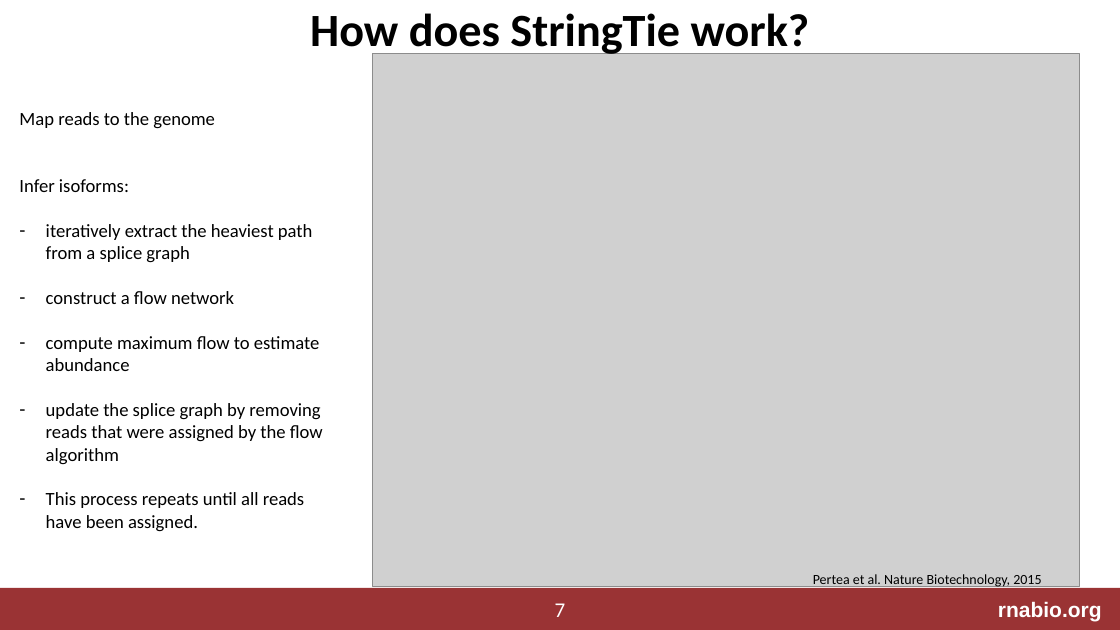
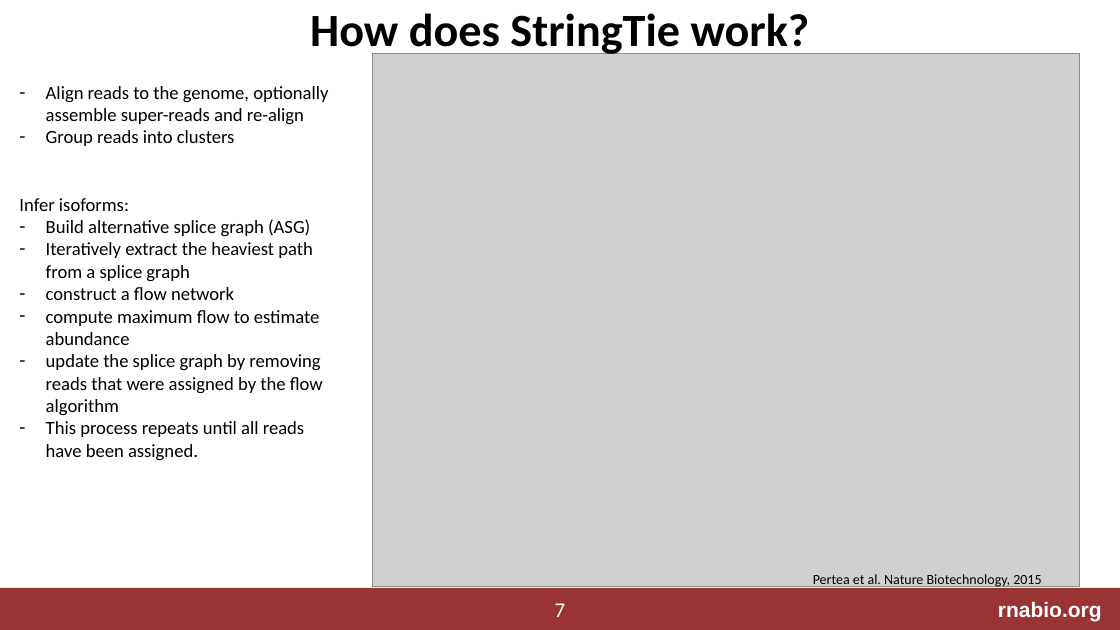
Before and after one commit to griffithlab/rnabio.org, a slide deck: slide 7 of assets/lectures/cshl/2023/mini/RNASeq_MiniLecture_03_01_AbundanceEstimation.pptx. Drawn at 1120x630 pixels with LibreOffice and Linux fonts; fonts in the diff are those of the drawing; grey boxes stand for pictures. Boxes give left, top, right and bottom in pixels: in the first picture for what was removed or moved away, otherwise in the second. Text is boxed around its words. In the diff, an @@ line names an element or a change of style, - is before the commit and + after.

```diff
--- a/assets/lectures/cshl/2023/mini/RNASeq_MiniLecture_03_01_AbundanceEstimation.pptx
+++ b/assets/lectures/cshl/2023/mini/RNASeq_MiniLecture_03_01_AbundanceEstimation.pptx
@@ text "Align reads to the genome, ...": place and size @@
-text "Align reads to the genome, ..." at [19, 112, 323, 532]
+text "Align reads to the genome, ..." at [19, 86, 328, 461]
@@ text at [46, 86, 328, 146]: text changed @@
-Map reads to the genome
+– Align reads to the genome, optionally assemble super-reads and re-align
+– Group reads into clusters
@@ text at [46, 219, 313, 282]: text changed @@
-– iteratively extract the heaviest path from a splice graph
+– Build alternative splice graph (ASG)
+– Iteratively extract the heaviest path from a splice graph
```
Also in this commit, not shown: 2 other slides changed, 1 slide added, 7 other files.
